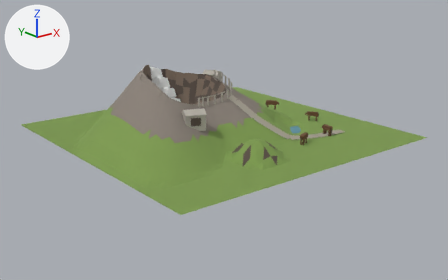
One commit to the Blender file content/landmarks/mount-aso.blend: the scene before it, then after it.
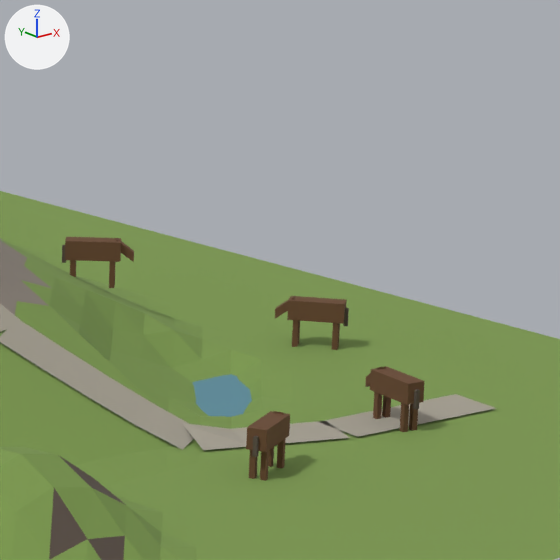
Each version appears first whole from a camera (50 mm lens) standing at (-28.3, -36.3, 13.6) and looking at (-0.2, -1.1, -0.5), and next in a close-up on the part from 57% to 80% of the width and 20% to 57% of the height. The lights are fixed; the arrows at upper left show +X, +Y and +Z. The first two pictures are the older version.

In view in the first close-up: 'aso_ash', 'aso_grass', 'aso_horse', 'aso_pave', 'aso_strata2', 'aso_water'.
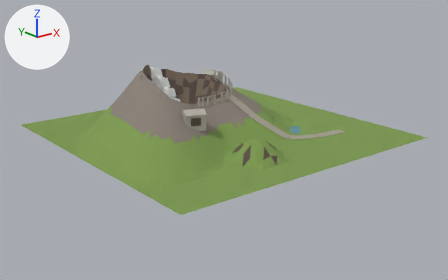
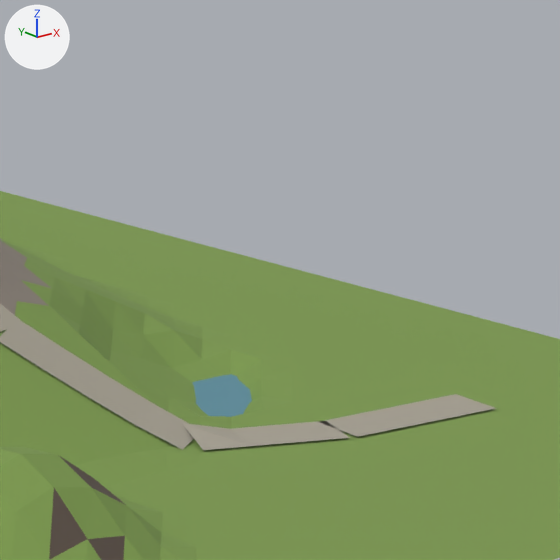
What differs and where, as boxes (x1, y1, x2, y2) in the close-ups (560 x 560 px):
'aso_horse', deleted
    before: (65, 237, 424, 481)

Edits to the bpy script that builds the scene:
```text
Remove ob_aso_horse:
    ob_aso_horse = bpy.data.objects.new('aso_horse', me_aso_horse)
    ob_aso_horse.location = (0.0, 0.0, 0.0)
```
